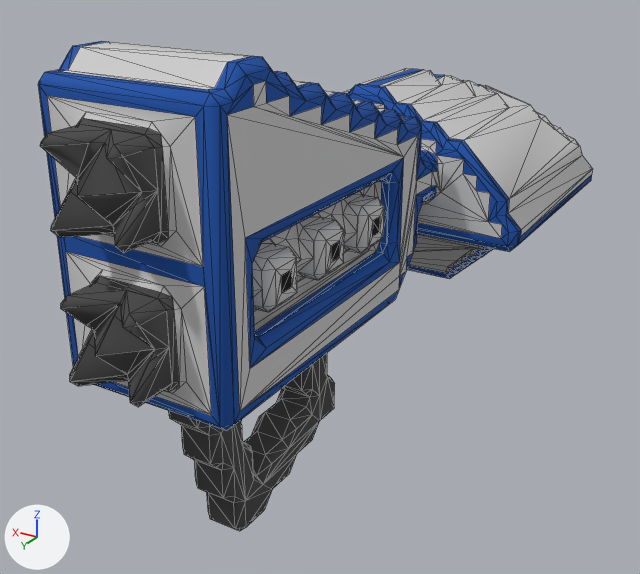
The OBJ model src/jsMain/resources/meshes/diadochi-1-eris-class.obj, before and after one commit.
One viewpoint serves both versions: a 50 mm lens placed at (-28.8, 55.0, 36.3), pointed at (2.1, 3.5, 10.6). Arrows for +X, +Y and +Z are at lower left; the lights stay in place. Mesh edges are drawn as thin lines. Where no turn or scale is listed for an object, it has been applied to the vertices.

Before the edit, the objects in view are built like this:
```python
me_diadochi_1_eris_class = bpy.data.meshes.new('diadochi-1-eris-class')
me_diadochi_1_eris_class.from_pydata(...)  # 1489 vertices, 2786 faces; spans x -11.5..11.5, y -28.0..28.0, z -0.1..29.9
me_diadochi_1_eris_class.materials.append(mat_diadochi_1_eris_class)
ob_diadochi_1_eris_class = bpy.data.objects.new('diadochi-1-eris-class', me_diadochi_1_eris_class)
ob_diadochi_1_eris_class.location = (0.0, 0.0, 0.0)
```
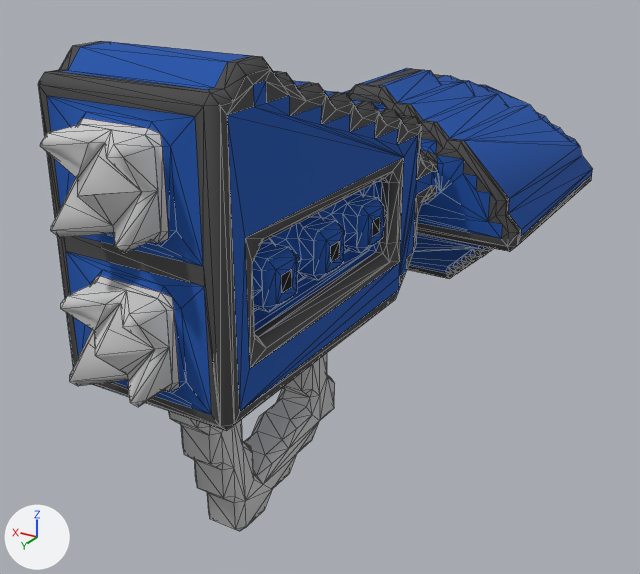
Pixel boxes [x1, y1, x2, y2] of what changed, in the pictures (640 x 574 px; the box of a moved part takes in the faces that stretch with it):
```json
{"part": 1, "of": "me_diadochi_1_eris_class", "change": "moved or reshaped", "before": [51, 42, 579, 484], "after": [51, 42, 579, 484]}
{"part": 2, "of": "me_diadochi_1_eris_class", "change": "surface changed", "before": [38, 41, 593, 531], "after": [38, 41, 593, 531]}
```

Scene script edits in JSON lines:
```json
{"block": "me_diadochi_1_eris_class", "where": "# used by ob_diadochi_1_eris_class; location = (0.0, 0.0, 0.0)"}
{"op": "remove", "block": "me_diadochi_1_eris_class", "code": "me_diadochi_1_eris_class.from_pydata(...)  # 1489 vertices, 2786 faces; spans x -11.5..11.5, y -28.0..28.0, z -0.1..29.9"}
{"op": "add", "block": "me_diadochi_1_eris_class", "code": "me_diadochi_1_eris_class.from_pydata(...)  # 1491 vertices, 2788 faces; spans x -11.5..11.5, y -28.0..28.0, z -0.1..29.9"}
{"block": "me_diadochi_1_eris_class", "change": "me_diadochi_1_eris_class part 1"}
{"block": "me_diadochi_1_eris_class", "change": "4 vertices are removed from x -0.5..3.8, y 1.2..26.5, z 14.4..22.4"}
{"block": "me_diadochi_1_eris_class", "change": "244 faces are deleted"}
{"block": "me_diadochi_1_eris_class", "change": "5 vertices move from x -1.5..2.0, y 26.5, z 16.4..24.4 to x -0.5..2.0, y 26.5..27.5, z 14.9..25.9"}
{"block": "me_diadochi_1_eris_class", "change": "6 vertices are added at (0.5, 26.5, 18.4), (-2.0, 27.5, 25.9), (2.5, -26.5, 15.4), (-1.5, 27.5, 22.4), (-1.0, 17.5, 5.9), (-3.5, 2.5, 17.4)"}
{"block": "me_diadochi_1_eris_class", "change": "246 new faces join them"}
{"block": "me_diadochi_1_eris_class", "change": "me_diadochi_1_eris_class part 2: 2528 kept faces spanning x -11.5..11.5, y -28.0..28.0, z -0.1..29.9 get new texture (UV) coordinates"}
```
